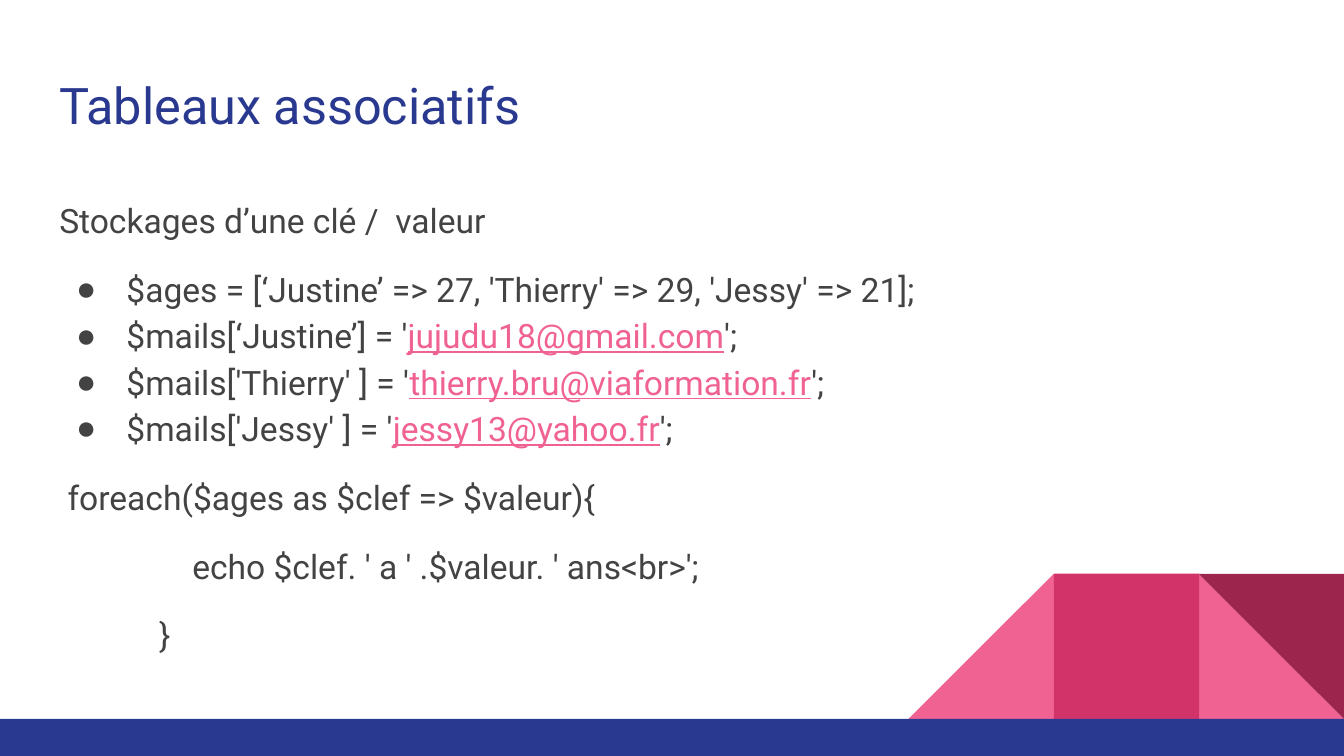
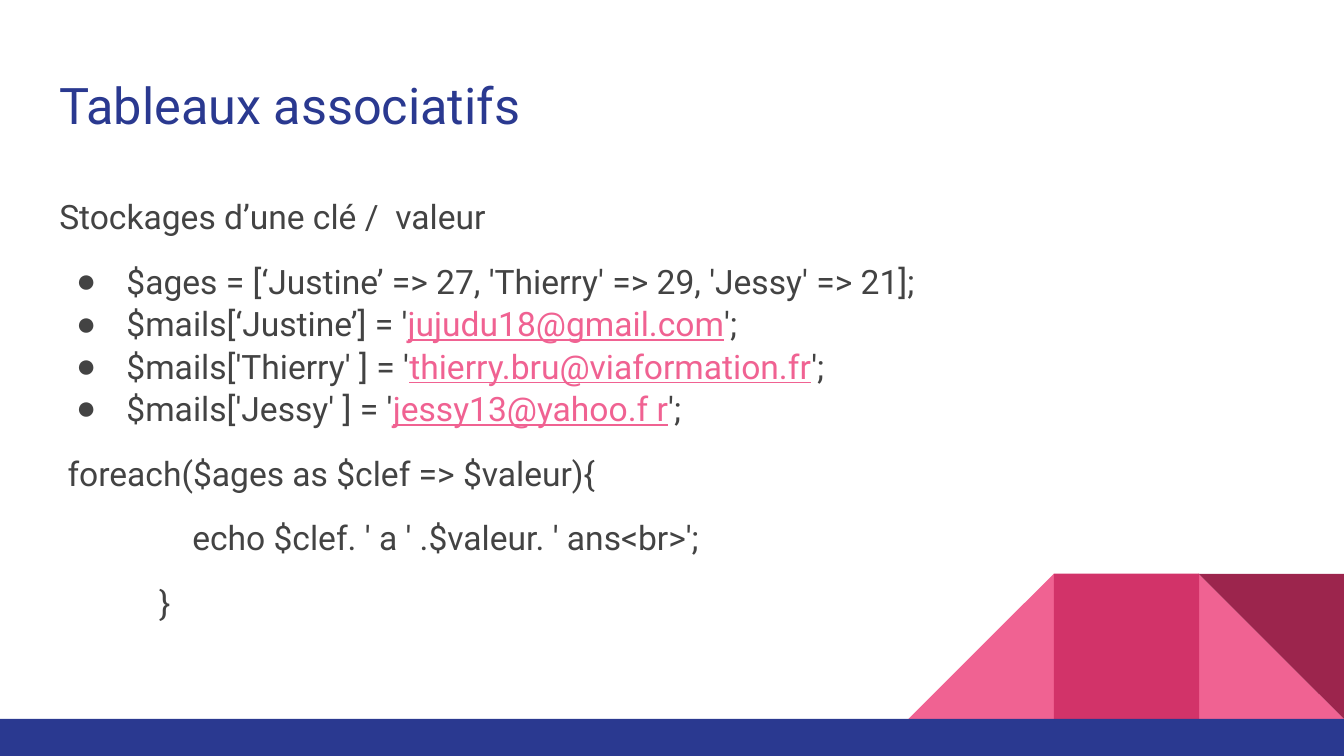
Before and after one commit to HiessSen/PHP, a slide deck: slide 15 of php_intro/BC1M3_-_Elements_de_langage_PHP.pptx. Drawn at 1344x756 pixels with LibreOffice and Linux fonts; fonts in the diff are those of the drawing. Boxes give left, top, right and bottom in pixels: in the first picture for what was removed or moved away, otherwise in the second. Text is boxed around its words. In the diff, an @@ line names an element or a change of style, - is before the commit and + after.

```diff
--- a/php_intro/BC1M3_-_Elements_de_langage_PHP.pptx
+++ b/php_intro/BC1M3_-_Elements_de_langage_PHP.pptx
@@ text at bbox=[59, 204, 915, 555]: line spacing 1.15 to 1.05 @@
@@ text at bbox=[126, 393, 682, 429]: text changed @@
-● $mails['Jessy' ] = 'jessy13@yahoo.fr';
+● $mails['Jessy' ] = 'jessy13@yahoo.f r';
```
Also in this commit, not shown: 7 other slides changed, 5 other files.
